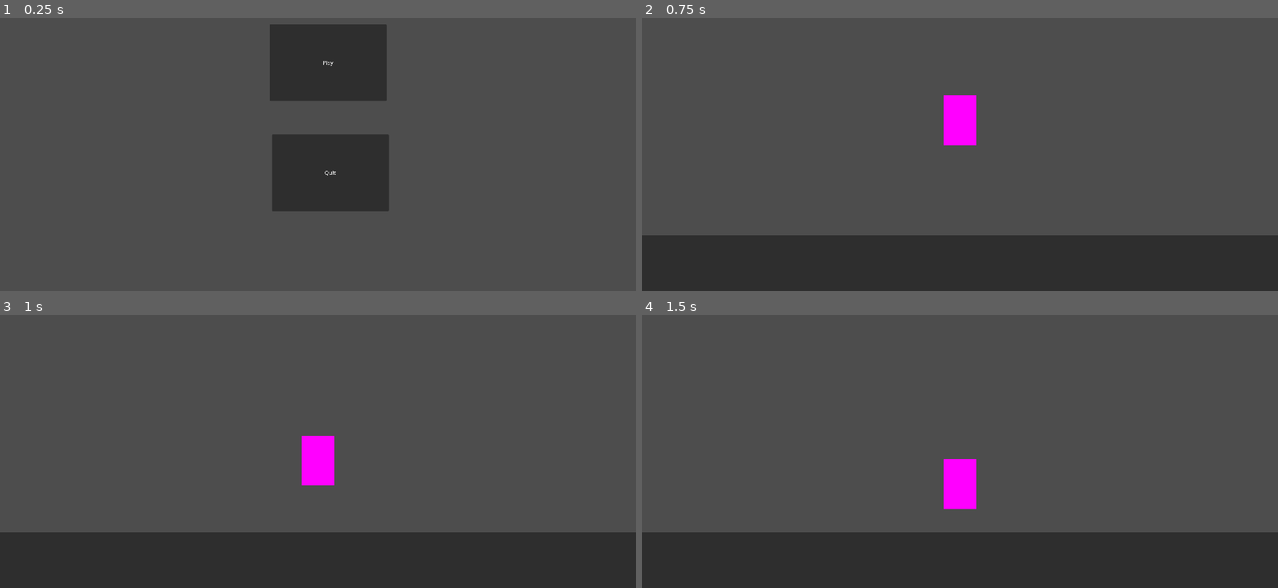
Above: before the commit, frames 1-4 (two rows, left to right).
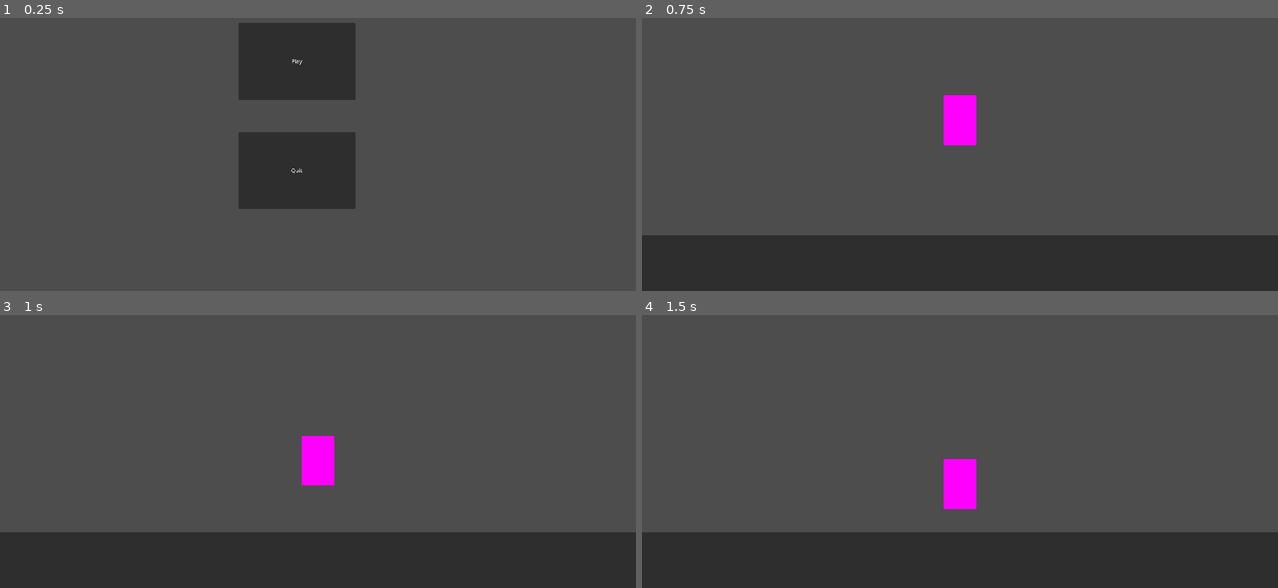
Above: after the commit, the same moments.

Repository: auspiciousArtifice/catastrophic-saloon
Game: Godot game, scene res://main.tscn
Same seed, same stepped clock (60 frames per second), same inputs: the game is played once before the commit and once after it.
Inputs (mouse positions are in pixels of both pictures, inside the frame that each line leads up to):
- Up to frame 1 (0.25 s): no input
- Up to frame 2 (0.75 s): click "Play" at 0.5 s
- Up to frame 3 (1 s): no input
- Up to frame 4 (1.5 s): move the mouse to (960, 506) at 1.27 s; click (960, 506) at 1.42 s

The runs differ from the first frame. In frame 1, 6.0% of the frame differs, in the area x 37-62%, y 1-71%; in frame 2, nothing differs; in frame 3, nothing differs; in frame 4, nothing differs.

Commit message:
Removes test 3D scene and changes main UI

Diff:
--- a/bar.tscn
+++ b/bar.tscn
@@ -9,10 +9,12 @@
 
 [sub_resource type="PhysicsMaterial" id="PhysicsMaterial_2yuum"]
 friction = 0.0
-bounce = 1.0
+bounce = 0.75
 
 [sub_resource type="RectangleShape2D" id="RectangleShape2D_w0u8x"]
 size = Vector2(294.25, 1843.13)
+
+[sub_resource type="PhysicsMaterial" id="PhysicsMaterial_1ag4j"]
 
 [sub_resource type="RectangleShape2D" id="RectangleShape2D_je1qf"]
 size = Vector2(1916.5, 249)
@@ -23,6 +25,7 @@
 position = Vector2(960, 540)
 input_pickable = true
 gravity_scale = 2.0
+continuous_cd = 1
 linear_damp = 0.3
 script = ExtResource("1_wbpji")
 
@@ -49,6 +52,7 @@
 shape = SubResource("RectangleShape2D_w0u8x")
 
 [node name="FloorNode" type="StaticBody2D" parent="."]
+physics_material_override = SubResource("PhysicsMaterial_1ag4j")
 
 [node name="Floor" type="CollisionShape2D" parent="FloorNode"]
 position = Vector2(961.75, 1048)
--- a/main.tscn
+++ b/main.tscn
@@ -6,17 +6,17 @@
 script = ExtResource("1_s0nim")
 
 [node name="Play" type="Button" parent="."]
-offset_left = 814.0
-offset_top = 274.0
-offset_right = 1167.0
-offset_bottom = 506.0
+offset_left = 720.0
+offset_top = 270.0
+offset_right = 1073.0
+offset_bottom = 502.0
 text = "Play"
 
 [node name="Quit" type="Button" parent="."]
-offset_left = 821.0
-offset_top = 607.0
-offset_right = 1174.0
-offset_bottom = 839.0
+offset_left = 720.0
+offset_top = 600.0
+offset_right = 1073.0
+offset_bottom = 832.0
 text = "Quit"
 
 [connection signal="pressed" from="Play" to="." method="_on_play_pressed"]
--- a/test3d.tscn
+++ /dev/null
@@ -1,36 +0,0 @@
-[gd_scene load_steps=6 format=3 uid="uid://crf5k3shplvrh"]
-
-[sub_resource type="ProceduralSkyMaterial" id="ProceduralSkyMaterial_ujwuk"]
-sky_horizon_color = Color(0.64625, 0.65575, 0.67075, 1)
-ground_horizon_color = Color(0.64625, 0.65575, 0.67075, 1)
-
-[sub_resource type="Sky" id="Sky_j28u0"]
-sky_material = SubResource("ProceduralSkyMaterial_ujwuk")
-
-[sub_resource type="Environment" id="Environment_0fvlq"]
-background_mode = 2
-sky = SubResource("Sky_j28u0")
-tonemap_mode = 2
-
-[sub_resource type="BoxMesh" id="BoxMesh_vtsw8"]
-
-[sub_resource type="CapsuleMesh" id="CapsuleMesh_l02nu"]
-
-[node name="3D Test Scene" type="Node3D"]
-
-[node name="WorldEnvironment" type="WorldEnvironment" parent="."]
-environment = SubResource("Environment_0fvlq")
-
-[node name="DirectionalLight3D" type="DirectionalLight3D" parent="."]
-transform = Transform3D(-0.866025, -0.433013, 0.25, 0, 0.5, 0.866025, -0.5, 0.75, -0.433013, 0, 0, 0)
-
-[node name="Camera3D" type="Camera3D" parent="."]
-transform = Transform3D(1, 0, 0, 0, 1, 0, 0, 0, 1, 0, 2, 0)
-
-[node name="MeshInstance3D" type="MeshInstance3D" parent="."]
-transform = Transform3D(10, 0, 0, 0, 1, 0, 0, 0, 1, 0, 0, -3)
-mesh = SubResource("BoxMesh_vtsw8")
-
-[node name="MeshInstance3D2" type="MeshInstance3D" parent="."]
-transform = Transform3D(0.25, 0, 0, 0, 0.25, 0, 0, 0, 0.25, 0, 2, -3)
-mesh = SubResource("CapsuleMesh_l02nu")
Not shown: 1 places in bar.tscn that only renumber resources
